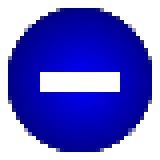
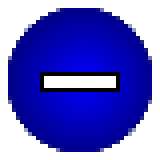
The second 160 x 160 image is a revision of the first. Changes to its layers:
added layer "Layer #1" above "Layer" over [40, 72, 120, 92]
